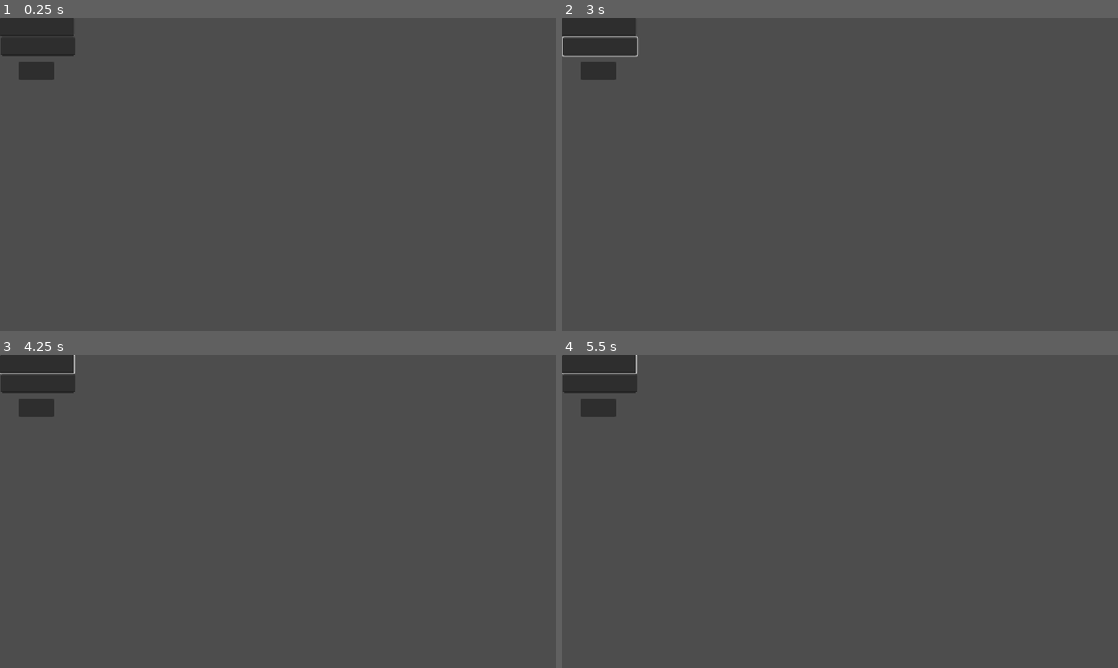
Above: before the commit, frames 1-4 (two rows, left to right).
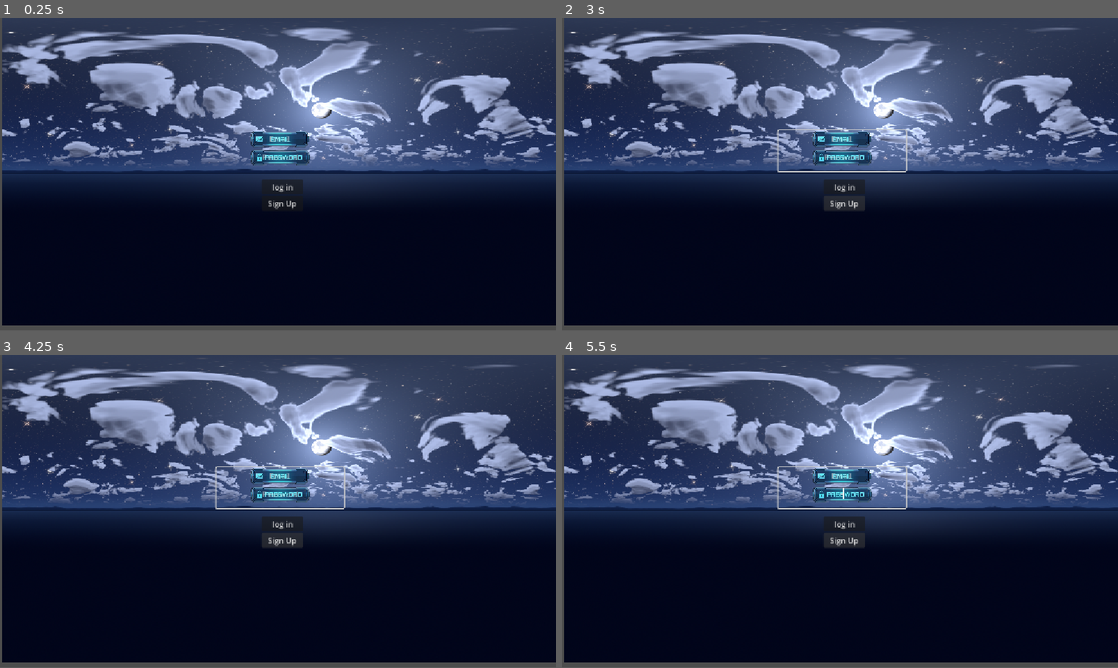
Above: after the commit, the same moments.

Repository: esmeq/gameDevExam
Game: Godot game, scene res://login.tscn
The game is run twice, just before and just after one commit, with the same random seed, the same clock (stepped at 60 frames per second) and the same inputs. Before the commit the project has no main scene; this scene is started directly in both runs.
Inputs (mouse positions are in pixels of both pictures, inside the frame that each line leads up to):
- Up to frame 1 (0.25 s): no input
- Up to frame 2 (3 s): click (600, 71) at 0.52 s; click (845, 187) at 1.25 s, where only the run after the commit has a clickable "log in"; click (845, 202) at 2 s, where only the run after the commit has a clickable "Sign Up"; tap Enter at 2.75 s; hold Right (ui_right) from 2.78 s (still down)
- Up to frame 3 (4.25 s): tap Space at 3.5 s; release Right (ui_right) at 3.53 s; hold Left (ui_left) from 3.53 s (still down)
- Up to frame 4 (5.5 s): tap Enter at 4.25 s; release Left (ui_left) at 4.28 s; hold Right (ui_right) from 4.28 s (still down); tap Space at 5 s
In our replay, the window is 800x450 before the commit and 800x449 after it. These sizes can differ from the game's own. Grey fills any space a smaller window leaves; there, only what the larger window draws over its background counts as a difference.

The runs differ from the first frame. In frame 1, 96% of the frame differs, in the area x 0-100%, y 0-99%; in frame 2, 96%; in frame 3, 96%; in frame 4, 96%.

Commit message:
Aggiunto Main Menu, schermata di login e grafica personalizzata

Diff:
--- /dev/null
+++ b/gioco-esame/login.gd
@@ -0,0 +1,54 @@
+extends Control
+
+const SUPABASE_URL = "https://eppphhqxbckcnmkqxqmu.supabase.co"
+const API_KEY = "sb_publishable_xsOWtIJpQfEZKMrMjQDruA_O4nWH7wJ"
+
+@onready var email_input = $EmailInput
+@onready var password_input = $PasswordInput
+@onready var http_request = $HTTPRequest
+
+func _ready():
+	http_request.request_completed.connect(_on_request_completed)
+
+# --- 1. BOTTONE LOGIN (Utenti già registrati) ---
+# Collegato al tuo nodo LogInButton2
+func _on_log_in_button_2_pressed():
+	print("Tentativo di login...")
+	var url = SUPABASE_URL + "/auth/v1/token?grant_type=password"
+	_invia_richiesta(url)
+
+# --- 2. BOTTONE REGISTRAZIONE (Nuovi utenti) ---
+# Collegato al tuo nodo SignInButton
+func _on_sign_up_button_pressed():
+	print("Tentativo di registrazione...")
+	var url = SUPABASE_URL + "/auth/v1/signup"
+	_invia_richiesta(url)
+
+# --- FUNZIONE DI SUPPORTO (Evita codice duplicato) ---
+func _invia_richiesta(url: String):
+	var headers = [
+		"apikey: " + API_KEY,
+		"Content-Type: application/json"
+	]
+	var body = JSON.stringify({
+		"email": email_input.text,
+		"password": password_input.text
+	})
+	http_request.request(url, headers, HTTPClient.METHOD_POST, body)
+
+# --- 3. LETTURA DELLA RISPOSTA DAL SERVER ---
+func _on_request_completed(_result, response_code, _headers, body):
+	var json = JSON.parse_string(body.get_string_from_utf8())
+
+	if response_code == 200:
+		if json != null and json.has("access_token"):
+			print("Login effettuato con successo! Token JWT: ", json.access_token.substr(0, 15), "...")
+		else:
+			print("Registrazione completata! Inviata email di conferma.")
+	else:
+		var error_msg = "Errore sconosciuto"
+		if json != null:
+			if json.has("error_description"): error_msg = json.error_description
+			elif json.has("msg"): error_msg = json.msg
+
+		print("Operazione fallita (Codice ", response_code, "): ", error_msg)
--- a/gioco-esame/login.tscn
+++ b/gioco-esame/login.tscn
@@ -1,28 +1,116 @@
 [gd_scene format=3 uid="uid://cwyg8tj1xfno1"]
+
+[ext_resource type="Script" uid="uid://cxa4y1ndswqyf" path="res://login.gd" id="1_cau7c"]
+[ext_resource type="Texture2D" uid="uid://b3l0gmf5pvhki" path="res://addons/skybox_sampler/panoramas/12_moonlit_night.png" id="2_bvvwm"]
+[ext_resource type="Texture2D" uid="uid://dl3tv2o0bxb04" path="res://pulsante email.png" id="3_xlo4h"]
+[ext_resource type="Texture2D" uid="uid://bao50ektlts5t" path="res://pulsante password.png" id="4_bvvwm"]
+
+[sub_resource type="StyleBoxTexture" id="StyleBoxTexture_3n56f"]
+content_margin_top = 26.0
+texture = ExtResource("3_xlo4h")
+expand_margin_top = 22.0
+expand_margin_bottom = 50.0
+
+[sub_resource type="StyleBoxTexture" id="StyleBoxTexture_xlo4h"]
+content_margin_top = 26.0
+texture = ExtResource("4_bvvwm")
+expand_margin_top = 22.0
+expand_margin_bottom = 50.0
 
 [node name="Login" type="Control" unique_id=1987309629]
 layout_mode = 3
-anchors_preset = 15
-anchor_right = 1.0
-anchor_bottom = 1.0
+anchors_preset = 8
+anchor_left = 0.5
+anchor_top = 0.5
+anchor_right = 0.5
+anchor_bottom = 0.5
 grow_horizontal = 2
 grow_vertical = 2
+script = ExtResource("1_cau7c")
 
-[node name="LineEdit" type="LineEdit" parent="." unique_id=2059415425]
-layout_mode = 0
-offset_right = 154.0
-offset_bottom = 38.0
+[node name="TextureRect" type="TextureRect" parent="." unique_id=1475232809]
+layout_mode = 1
+anchors_preset = 8
+anchor_left = 0.5
+anchor_top = 0.5
+anchor_right = 0.5
+anchor_bottom = 0.5
+offset_left = -572.0
+offset_top = -323.0
+offset_right = 576.0
+offset_bottom = 314.0
+grow_horizontal = 2
+grow_vertical = 2
+texture = ExtResource("2_bvvwm")
+expand_mode = 1
+stretch_mode = 6
 
-[node name="LineEdit2" type="LineEdit" parent="." unique_id=1240857360]
-layout_mode = 0
-offset_left = 2.0
-offset_top = 40.0
-offset_right = 156.0
-offset_bottom = 78.0
+[node name="EmailInput" type="LineEdit" parent="." unique_id=2059415425]
+layout_mode = 1
+anchors_preset = 8
+anchor_left = 0.5
+anchor_top = 0.5
+anchor_right = 0.5
+anchor_bottom = 0.5
+offset_left = -91.0
+offset_top = -105.0
+offset_right = 98.0
+offset_bottom = -69.0
+grow_horizontal = 2
+grow_vertical = 2
+theme_override_styles/normal = SubResource("StyleBoxTexture_3n56f")
+placeholder_text = "Email"
+alignment = 1
 
-[node name="Button" type="Button" parent="." unique_id=812637318]
-layout_mode = 0
-offset_left = 39.0
-offset_top = 91.0
-offset_right = 112.0
-offset_bottom = 128.0
+[node name="PasswordInput" type="LineEdit" parent="." unique_id=1240857360]
+layout_mode = 1
+anchors_preset = 8
+anchor_left = 0.5
+anchor_top = 0.5
+anchor_right = 0.5
+anchor_bottom = 0.5
+offset_left = -128.0
+offset_top = -91.0
+offset_right = 137.0
+offset_bottom = -6.0
+grow_horizontal = 2
+grow_vertical = 2
+theme_override_styles/normal = SubResource("StyleBoxTexture_xlo4h")
+placeholder_text = "Password"
+alignment = 1
+secret = true
+
+[node name="LogInButton" type="Button" parent="." unique_id=812637318]
+layout_mode = 1
+anchors_preset = 8
+anchor_left = 0.5
+anchor_top = 0.5
+anchor_right = 0.5
+anchor_bottom = 0.5
+offset_left = -34.0
+offset_top = 11.0
+offset_right = 52.0
+offset_bottom = 42.0
+grow_horizontal = 2
+grow_vertical = 2
+text = "log in"
+
+[node name="SignUpButton" type="Button" parent="." unique_id=2040268238]
+layout_mode = 1
+anchors_preset = 8
+anchor_left = 0.5
+anchor_top = 0.5
+anchor_right = 0.5
+anchor_bottom = 0.5
+offset_left = -34.0
+offset_top = 45.0
+offset_right = 52.0
+offset_bottom = 76.0
+grow_horizontal = 2
+grow_vertical = 2
+text = "Sign Up"
+
+[node name="HTTPRequest" type="HTTPRequest" parent="." unique_id=1131908381]
+
+[connection signal="pressed" from="LogInButton" to="." method="_on_log_in_button_pressed"]
+[connection signal="pressed" from="SignUpButton" to="." method="_on_sign_up_button_pressed"]
--- /dev/null
+++ b/gioco-esame/main_menu.gd
@@ -0,0 +1,9 @@
+extends Control
+
+func _on_start_button_pressed():
+	# Sostituisci il percorso con il nome esatto del file della tua UI di Login
+	get_tree().change_scene_to_file("res://Login.tscn")
+
+func _on_exit_button_pressed():
+	# Chiude l'eseguibile del gioco in modo pulito
+	get_tree().quit()
--- /dev/null
+++ b/gioco-esame/main_menu.tscn
@@ -0,0 +1,127 @@
+[gd_scene format=3 uid="uid://cyhu3xk2ldptt"]
+
+[ext_resource type="Script" uid="uid://ciim5q1ff75po" path="res://main_menu.gd" id="1_jix8l"]
+[ext_resource type="Texture2D" uid="uid://cbtfulfvpjw6j" path="res://pulsante start.png" id="2_glbon"]
+[ext_resource type="Texture2D" uid="uid://b3l0gmf5pvhki" path="res://addons/skybox_sampler/panoramas/12_moonlit_night.png" id="2_nlkkf"]
+[ext_resource type="Texture2D" uid="uid://dnb5y0rp6yarh" path="res://pulsante settings.png" id="3_nlkkf"]
+[ext_resource type="Texture2D" uid="uid://bfaokjh3jd8b0" path="res://pulsante exit.png" id="4_qe12f"]
+
+[sub_resource type="StyleBoxTexture" id="StyleBoxTexture_kto4x"]
+texture = ExtResource("2_glbon")
+expand_margin_top = 22.0
+axis_stretch_horizontal = 2
+axis_stretch_vertical = 2
+
+[sub_resource type="StyleBoxTexture" id="StyleBoxTexture_3n56f"]
+texture = ExtResource("2_glbon")
+expand_margin_top = 22.0
+
+[sub_resource type="StyleBoxTexture" id="StyleBoxTexture_jix8l"]
+texture = ExtResource("2_glbon")
+expand_margin_top = 22.0
+
+[sub_resource type="StyleBoxTexture" id="StyleBoxTexture_xlo4h"]
+texture = ExtResource("2_glbon")
+expand_margin_top = 22.0
+
+[sub_resource type="StyleBoxTexture" id="StyleBoxTexture_ti2cv"]
+texture = ExtResource("3_nlkkf")
+expand_margin_top = 22.0
+axis_stretch_horizontal = 2
+axis_stretch_vertical = 2
+
+[sub_resource type="StyleBoxTexture" id="StyleBoxTexture_qe12f"]
+texture = ExtResource("3_nlkkf")
+expand_margin_top = 22.0
+
+[sub_resource type="StyleBoxTexture" id="StyleBoxTexture_glbon"]
+texture = ExtResource("3_nlkkf")
+expand_margin_top = 22.0
+
+[sub_resource type="StyleBoxTexture" id="StyleBoxTexture_nlkkf"]
+texture = ExtResource("3_nlkkf")
+expand_margin_top = 22.0
+
+[sub_resource type="StyleBoxTexture" id="StyleBoxTexture_7m5gv"]
+texture = ExtResource("4_qe12f")
+expand_margin_top = 22.0
+axis_stretch_horizontal = 2
+axis_stretch_vertical = 2
+
+[sub_resource type="StyleBoxTexture" id="StyleBoxTexture_8qtwp"]
+texture = ExtResource("4_qe12f")
+expand_margin_top = 22.0
+
+[sub_resource type="StyleBoxTexture" id="StyleBoxTexture_dy7ct"]
+texture = ExtResource("4_qe12f")
+expand_margin_top = 22.0
+
+[sub_resource type="StyleBoxTexture" id="StyleBoxTexture_0o4t1"]
+texture = ExtResource("4_qe12f")
+expand_margin_top = 22.0
+
+[node name="MainMenu" type="Control" unique_id=1825482001]
+layout_mode = 3
+anchors_preset = 0
+offset_left = 444.0
+offset_top = 431.0
+offset_right = 694.0
+offset_bottom = 431.0
+script = ExtResource("1_jix8l")
+
+[node name="Background" type="TextureRect" parent="." unique_id=1717962553]
+layout_mode = 1
+anchors_preset = 5
+anchor_left = 0.5
+anchor_right = 0.5
+offset_left = -566.0
+offset_top = -430.0
+offset_right = 585.0
+offset_bottom = 215.0
+grow_horizontal = 2
+texture = ExtResource("2_nlkkf")
+expand_mode = 1
+stretch_mode = 6
+
+[node name="MenuContainer" type="VBoxContainer" parent="." unique_id=1667516270]
+layout_mode = 1
+anchors_preset = -1
+anchor_left = 0.5
+anchor_right = 0.5
+offset_left = -125.0
+offset_top = -145.5
+offset_right = 125.0
+offset_bottom = 145.5
+grow_horizontal = 2
+grow_vertical = 2
+theme_override_constants/separation = 17
+
+[node name="Logo" type="TextureRect" parent="MenuContainer" unique_id=1125966386]
+layout_mode = 2
+
+[node name="StartButton" type="Button" parent="MenuContainer" unique_id=2048194916]
+custom_minimum_size = Vector2(250, 80)
+layout_mode = 2
+theme_override_styles/normal = SubResource("StyleBoxTexture_kto4x")
+theme_override_styles/pressed = SubResource("StyleBoxTexture_3n56f")
+theme_override_styles/hover = SubResource("StyleBoxTexture_jix8l")
+theme_override_styles/hover_pressed = SubResource("StyleBoxTexture_xlo4h")
+
+[node name="SettingsButton" type="Button" parent="MenuContainer" unique_id=885747753]
+custom_minimum_size = Vector2(250, 80)
+layout_mode = 2
+theme_override_styles/normal = SubResource("StyleBoxTexture_ti2cv")
+theme_override_styles/pressed = SubResource("StyleBoxTexture_qe12f")
+theme_override_styles/hover = SubResource("StyleBoxTexture_glbon")
+theme_override_styles/hover_pressed = SubResource("StyleBoxTexture_nlkkf")
+
+[node name="ExitButton" type="Button" parent="MenuContainer" unique_id=683198459]
+custom_minimum_size = Vector2(250, 80)
+layout_mode = 2
+theme_override_styles/normal = SubResource("StyleBoxTexture_7m5gv")
+theme_override_styles/pressed = SubResource("StyleBoxTexture_8qtwp")
+theme_override_styles/hover = SubResource("StyleBoxTexture_dy7ct")
+theme_override_styles/hover_pressed = SubResource("StyleBoxTexture_0o4t1")
+
+[connection signal="pressed" from="MenuContainer/StartButton" to="." method="_on_start_button_pressed"]
+[connection signal="pressed" from="MenuContainer/ExitButton" to="." method="_on_exit_button_pressed"]
--- a/gioco-esame/project.godot
+++ b/gioco-esame/project.godot
@@ -11,13 +11,14 @@
 [application]
 
 config/name="gioco esame"
+run/main_scene="uid://cyhu3xk2ldptt"
 config/features=PackedStringArray("4.7", "Forward Plus")
 config/icon="res://icon.svg"
 
 [display]
 
+window/size/viewport_width=1154
 window/stretch/mode="canvas_items"
-window/stretch/aspect="expand"
 
 [physics]
 
Binary file added: gioco-esame/Gemini_Generated_Image_s7mg1us7mg1us7mg.jpg
Not shown, added: gioco-esame/Gemini_Generated_Image_s7mg1us7mg1us7mg.jpg.import
Not shown, added: gioco-esame/addons/skybox_sampler/demo/demo.gd
Not shown, added: gioco-esame/addons/skybox_sampler/demo/demo.gd.uid
Not shown, added: gioco-esame/addons/skybox_sampler/demo/demo.tscn
Not shown, added: gioco-esame/addons/skybox_sampler/environments/01_teal_magenta_nebula.tres
Not shown, added: gioco-esame/addons/skybox_sampler/environments/02_golden_hour.tres
Not shown, added: gioco-esame/addons/skybox_sampler/environments/08_thunderstorm.tres
Not shown, added: gioco-esame/addons/skybox_sampler/environments/09_ringed_gas_giant.tres
Not shown, added: gioco-esame/addons/skybox_sampler/environments/12_moonlit_night.tres
Not shown, added: gioco-esame/addons/skybox_sampler/environments/14_supernova_remnant.tres
Binary file added: gioco-esame/addons/skybox_sampler/panoramas/01_teal_magenta_nebula.png
(and 31 more such lines)
